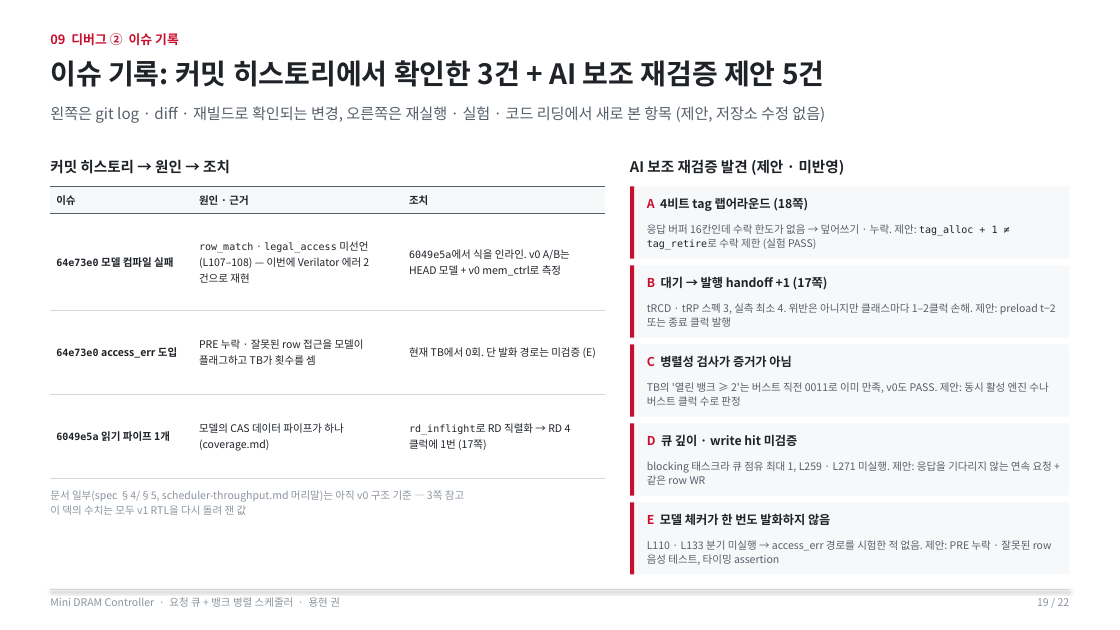
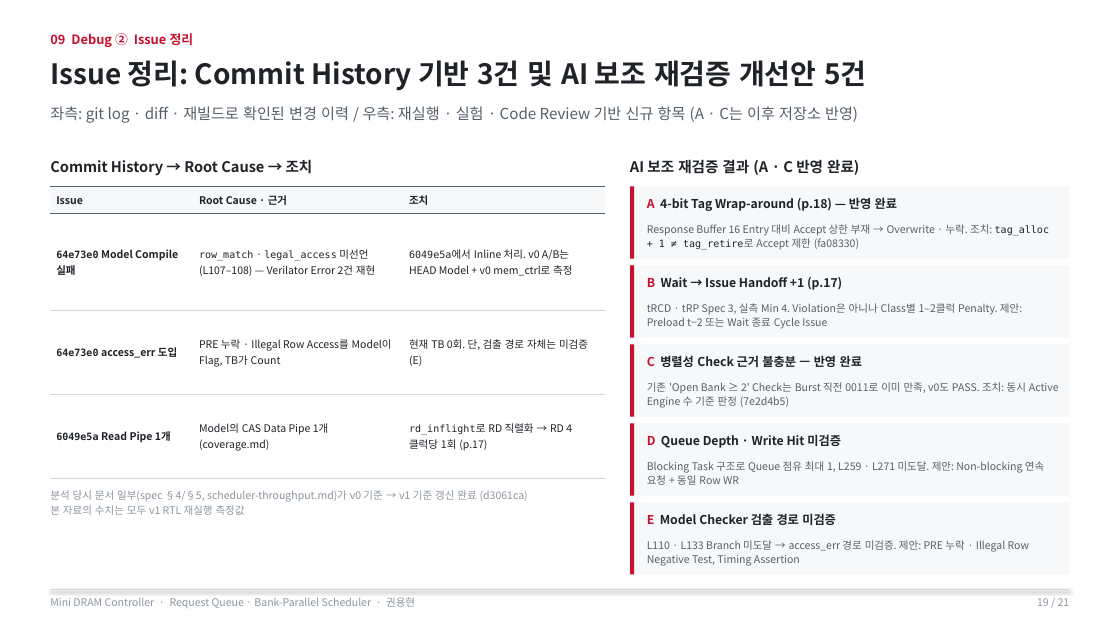
Before and after one commit to yhkwon-git/mini-dram-controller, a slide deck: slide 19 of portfolio-deck/MiniDramController_Portfolio.pptx. Drawn at 1120x630 pixels with LibreOffice and Linux fonts; fonts in the diff are those of the drawing. Boxes give left, top, right and bottom in pixels: in the first picture for what was removed or moved away, otherwise in the second. Text is boxed around its words. In the diff, an @@ line names an element or a change of style, - is before the commit and + after.

```diff
--- a/portfolio-deck/MiniDramController_Portfolio.pptx
+++ b/portfolio-deck/MiniDramController_Portfolio.pptx
@@ text at (50,33,194,47): text changed @@
-09 디버그 ② 이슈 기록
+09 Debug ② Issue 정리
@@ text at (50,60,866,91): text changed @@
-이슈 기록: 커밋 히스토리에서 확인한 3건 + AI 보조 재검증 제안 5건
+Issue 정리: Commit History 기반 3건 및 AI 보조 재검증 개선안 5건
@@ text at (50,106,858,123): text changed @@
-왼쪽은 git log · diff · 재빌드로 확인되는 변경, 오른쪽은 재실행 · 실험 · 코드 리딩에서 새로 본 항목 (제안, 저장소 수정 없음)
+좌측: git log · diff · 재빌드로 확인된 변경 이력 / 우측: 재실행 · 실험 · Code Review 기반 신규 항목 (A · C는 이후 저장소 반영)
@@ text at (50,159,313,176): text changed @@
-커밋 히스토리 → 원인 → 조치
+Commit History → Root Cause → 조치
@@ text at (630,159,859,175): text changed @@
-AI 보조 재검증 발견 (제안 · 미반영)
+AI 보조 재검증 결과 (A · C 반영 완료)
@@ table at (50,187,605,478) @@
-row 1, column 1: 이슈
+row 1, column 1: Issue
-row 1, column 2: 원인 · 근거
+row 1, column 2: Root Cause · 근거
-row 2: 64e73e0 모델 컴파일 실패 | row_match · legal_access 미선언 (L107–108) — 이번에 Verilator 에러 2건으로 재현 | 6049e5a에서 식을 인라인. v0 A/B는 HEAD 모델 + v0 mem_ctrl로 측정
+row 2: 64e73e0 Model Compile 실패 | row_match · legal_access 미선언 (L107–108) — Verilator Error 2건 재현 | 6049e5a에서 Inline 처리. v0 A/B는 HEAD Model + v0 mem_ctrl로 측정
-row 3, column 2: PRE 누락 · 잘못된 row 접근을 모델이 플래그하고 TB가 횟수를 셈
+row 3, column 2: PRE 누락 · Illegal Row Access를 Model이 Flag, TB가 Count
-row 3, column 3: 현재 TB에서 0회. 단 발화 경로는 미검증 (E)
+row 3, column 3: 현재 TB 0회. 단, 검출 경로 자체는 미검증 (E)
-row 4: 6049e5a 읽기 파이프 1개 | 모델의 CAS 데이터 파이프가 하나 (coverage.md) | rd_inflight로 RD 직렬화 → RD 4클럭에 1번 (17쪽)
+row 4: 6049e5a Read Pipe 1개 | Model의 CAS Data Pipe 1개 (coverage.md) | rd_inflight로 RD 직렬화 → RD 4클럭당 1회 (p.17)
@@ text at (647,197,897,211): text changed @@
-A 4비트 tag 랩어라운드 (18쪽)
+A 4-bit Tag Wrap-around (p.18) — 반영 완료
@@ text at (647,224,1049,250): text changed @@
-응답 버퍼 16칸인데 수락 한도가 없음 → 덮어쓰기 · 누락. 제안: tag_alloc + 1 ≠ tag_retire로 수락 제한 (실험 PASS)
+Response Buffer 16 Entry 대비 Accept 상한 부재 → Overwrite · 누락. 조치: tag_alloc + 1 ≠ tag_retire로 Accept 제한 (fa08330)
@@ text at (647,277,842,290): text changed @@
-B 대기 → 발행 handoff +1 (17쪽)
+B Wait → Issue Handoff +1 (p.17)
@@ text at (647,303,1022,329): text changed @@
-tRCD · tRP 스펙 3, 실측 최소 4. 위반은 아니지만 클래스마다 1–2클럭 손해. 제안: preload t−2 또는 종료 클럭 발행
+tRCD · tRP Spec 3, 실측 Min 4. Violation은 아니나 Class별 1–2클럭 Penalty. 제안: Preload t−2 또는 Wait 종료 Cycle Issue
@@ text at (647,355,862,367): text changed @@
-C 병렬성 검사가 증거가 아님
+C 병렬성 Check 근거 불충분 — 반영 완료
@@ text at (647,382,1059,408): text changed @@
-TB의 '열린 뱅크 ≥ 2'는 버스트 직전 0011로 이미 만족, v0도 PASS. 제안: 동시 활성 엔진 수나 버스트 클럭 수로 판정
+기존 'Open Bank ≥ 2' Check는 Burst 직전 0011로 이미 만족, v0도 PASS. 조치: 동시 Active Engine 수 기준 판정 (7e2d4b5)
@@ text at (647,434,841,448): text changed @@
-D 큐 깊이 · write hit 미검증
+D Queue Depth · Write Hit 미검증
@@ text at (647,461,1044,485): text changed @@
-blocking 태스크라 큐 점유 최대 1, L259 · L271 미실행. 제안: 응답을 기다리지 않는 연속 요청 + 같은 row WR
+Blocking Task 구조로 Queue 점유 최대 1, L259 · L271 미도달. 제안: Non-blocking 연속 요청 + 동일 Row WR
@@ text at (50,490,528,515): text changed @@
-문서 일부(spec §4/§5, scheduler-throughput.md 머리말)는 아직 v0 구조 기준 — 3쪽 참고
-이 덱의 수치는 모두 v1 RTL을 다시 돌려 잰 값
+분석 당시 문서 일부(spec §4/§5, scheduler-throughput.md)가 v0 기준 → v1 기준 갱신 완료 (d3061ca)
+본 자료의 수치는 모두 v1 RTL 재실행 측정값
@@ text at (647,513,836,525): text changed @@
-E 모델 체커가 한 번도 발화하지 않음
+E Model Checker 검출 경로 미검증
@@ text at (647,540,1029,566): text changed @@
-L110 · L133 분기 미실행 → access_err 경로를 시험한 적 없음. 제안: PRE 누락 · 잘못된 row 음성 테스트, 타이밍 assertion
+L110 · L133 Branch 미도달 → access_err 경로 미검증. 제안: PRE 누락 · Illegal Row Negative Test, Timing Assertion
@@ text at (50,597,415,608): text changed @@
-Mini DRAM Controller · 요청 큐 + 뱅크 병렬 스케줄러 · 용현 권
+Mini DRAM Controller · Request Queue · Bank-Parallel Scheduler · 권용현
```
Also in this commit, not shown: 20 other slides changed, 1 slide removed, 1 other file.
